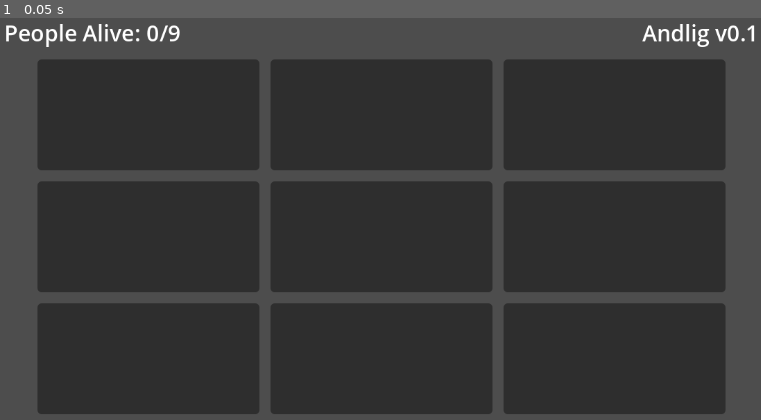
Above: before the commit, frame 1.
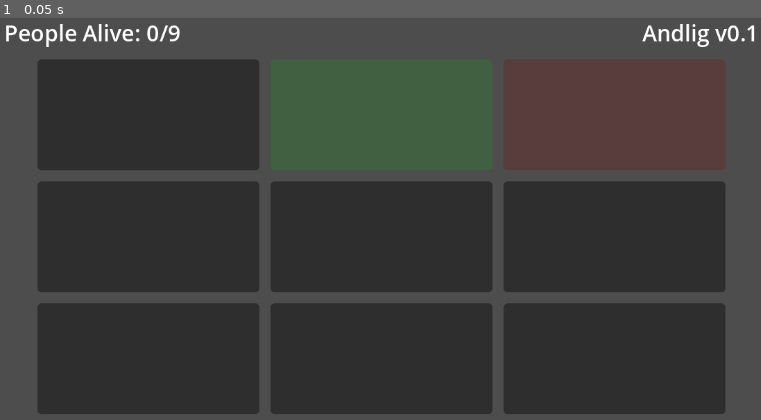
Above: after the commit, the same moment.

Repository: TheTwoBoom/andlig
Game: Godot game, scene res://game.tscn
Same seed, same stepped clock (60 frames per second), same inputs: the game is played once before the commit and once after it.
Inputs:
- Up to frame 1 (0.05 s): no input

The runs differ from the first frame. In frame 1, 16% of the frame differs, in the area x 35-96%, y 10-38%.

Commit message:
Added Panel Designes

Diff:
--- a/game.tscn
+++ b/game.tscn
@@ -1,16 +1,8 @@
-[gd_scene load_steps=2 format=3 uid="uid://bak6y7ydlyjv3"]
+[gd_scene load_steps=4 format=3 uid="uid://bak6y7ydlyjv3"]
 
-[sub_resource type="StyleBoxFlat" id="StyleBoxFlat_mwb40"]
-content_margin_left = 0.0
-content_margin_top = 0.0
-content_margin_right = 0.0
-content_margin_bottom = 0.0
-bg_color = Color(0.1, 0.1, 0.1, 0.6)
-corner_radius_top_left = 6
-corner_radius_top_right = 6
-corner_radius_bottom_right = 6
-corner_radius_bottom_left = 6
-corner_detail = 5
+[ext_resource type="StyleBox" uid="uid://dsnqjgddtrqlf" path="res://panel_designs/neutral.tres" id="1_feb5d"]
+[ext_resource type="StyleBox" uid="uid://vheg3vjkqc04" path="res://panel_designs/green.tres" id="2_fc0e3"]
+[ext_resource type="StyleBox" uid="uid://cvqs0u6r65r5d" path="res://panel_designs/red.tres" id="3_7jktm"]
 
 [node name="Control" type="Control"]
 layout_mode = 3
@@ -66,44 +58,44 @@
 [node name="PanelContainer" type="PanelContainer" parent="MarginContainer/VBoxContainer/CenterContainer/GridContainer"]
 custom_minimum_size = Vector2(320, 160)
 layout_mode = 2
-theme_override_styles/panel = SubResource("StyleBoxFlat_mwb40")
+theme_override_styles/panel = ExtResource("1_feb5d")
 
 [node name="PanelContainer2" type="PanelContainer" parent="MarginContainer/VBoxContainer/CenterContainer/GridContainer"]
 custom_minimum_size = Vector2(320, 160)
 layout_mode = 2
-theme_override_styles/panel = SubResource("StyleBoxFlat_mwb40")
+theme_override_styles/panel = ExtResource("2_fc0e3")
 
 [node name="PanelContainer3" type="PanelContainer" parent="MarginContainer/VBoxContainer/CenterContainer/GridContainer"]
 custom_minimum_size = Vector2(320, 160)
 layout_mode = 2
-theme_override_styles/panel = SubResource("StyleBoxFlat_mwb40")
+theme_override_styles/panel = ExtResource("3_7jktm")
 
 [node name="PanelContainer4" type="PanelContainer" parent="MarginContainer/VBoxContainer/CenterContainer/GridContainer"]
 custom_minimum_size = Vector2(320, 160)
 layout_mode = 2
-theme_override_styles/panel = SubResource("StyleBoxFlat_mwb40")
+theme_override_styles/panel = ExtResource("1_feb5d")
 
 [node name="PanelContainer5" type="PanelContainer" parent="MarginContainer/VBoxContainer/CenterContainer/GridContainer"]
 custom_minimum_size = Vector2(320, 160)
 layout_mode = 2
-theme_override_styles/panel = SubResource("StyleBoxFlat_mwb40")
+theme_override_styles/panel = ExtResource("1_feb5d")
 
 [node name="PanelContainer6" type="PanelContainer" parent="MarginContainer/VBoxContainer/CenterContainer/GridContainer"]
 custom_minimum_size = Vector2(320, 160)
 layout_mode = 2
-theme_override_styles/panel = SubResource("StyleBoxFlat_mwb40")
+theme_override_styles/panel = ExtResource("1_feb5d")
 
 [node name="PanelContainer7" type="PanelContainer" parent="MarginContainer/VBoxContainer/CenterContainer/GridContainer"]
 custom_minimum_size = Vector2(320, 160)
 layout_mode = 2
-theme_override_styles/panel = SubResource("StyleBoxFlat_mwb40")
+theme_override_styles/panel = ExtResource("1_feb5d")
 
 [node name="PanelContainer8" type="PanelContainer" parent="MarginContainer/VBoxContainer/CenterContainer/GridContainer"]
 custom_minimum_size = Vector2(320, 160)
 layout_mode = 2
-theme_override_styles/panel = SubResource("StyleBoxFlat_mwb40")
+theme_override_styles/panel = ExtResource("1_feb5d")
 
 [node name="PanelContainer9" type="PanelContainer" parent="MarginContainer/VBoxContainer/CenterContainer/GridContainer"]
 custom_minimum_size = Vector2(320, 160)
 layout_mode = 2
-theme_override_styles/panel = SubResource("StyleBoxFlat_mwb40")
+theme_override_styles/panel = ExtResource("1_feb5d")
--- /dev/null
+++ b/panel_designs/green.tres
@@ -0,0 +1,13 @@
+[gd_resource type="StyleBoxFlat" format=3 uid="uid://vheg3vjkqc04"]
+
+[resource]
+content_margin_left = 0.0
+content_margin_top = 0.0
+content_margin_right = 0.0
+content_margin_bottom = 0.0
+bg_color = Color(0.13333334, 0.5529412, 0.13333334, 0.28235295)
+corner_radius_top_left = 6
+corner_radius_top_right = 6
+corner_radius_bottom_right = 6
+corner_radius_bottom_left = 6
+corner_detail = 5
--- /dev/null
+++ b/panel_designs/neutral.tres
@@ -0,0 +1,13 @@
+[gd_resource type="StyleBoxFlat" format=3 uid="uid://dsnqjgddtrqlf"]
+
+[resource]
+content_margin_left = 0.0
+content_margin_top = 0.0
+content_margin_right = 0.0
+content_margin_bottom = 0.0
+bg_color = Color(0.1, 0.1, 0.1, 0.6)
+corner_radius_top_left = 6
+corner_radius_top_right = 6
+corner_radius_bottom_right = 6
+corner_radius_bottom_left = 6
+corner_detail = 5
--- /dev/null
+++ b/panel_designs/red.tres
@@ -0,0 +1,13 @@
+[gd_resource type="StyleBoxFlat" format=3 uid="uid://cvqs0u6r65r5d"]
+
+[resource]
+content_margin_left = 0.0
+content_margin_top = 0.0
+content_margin_right = 0.0
+content_margin_bottom = 0.0
+bg_color = Color(0.43529412, 0.13333334, 0.13333334, 0.37254903)
+corner_radius_top_left = 6
+corner_radius_top_right = 6
+corner_radius_bottom_right = 6
+corner_radius_bottom_left = 6
+corner_detail = 5
